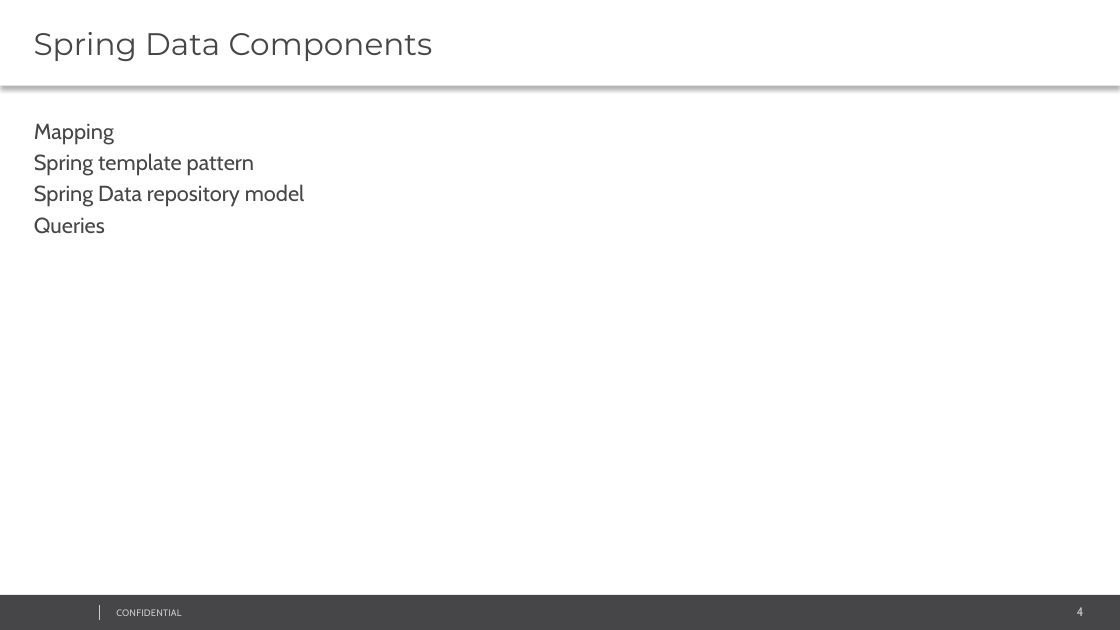
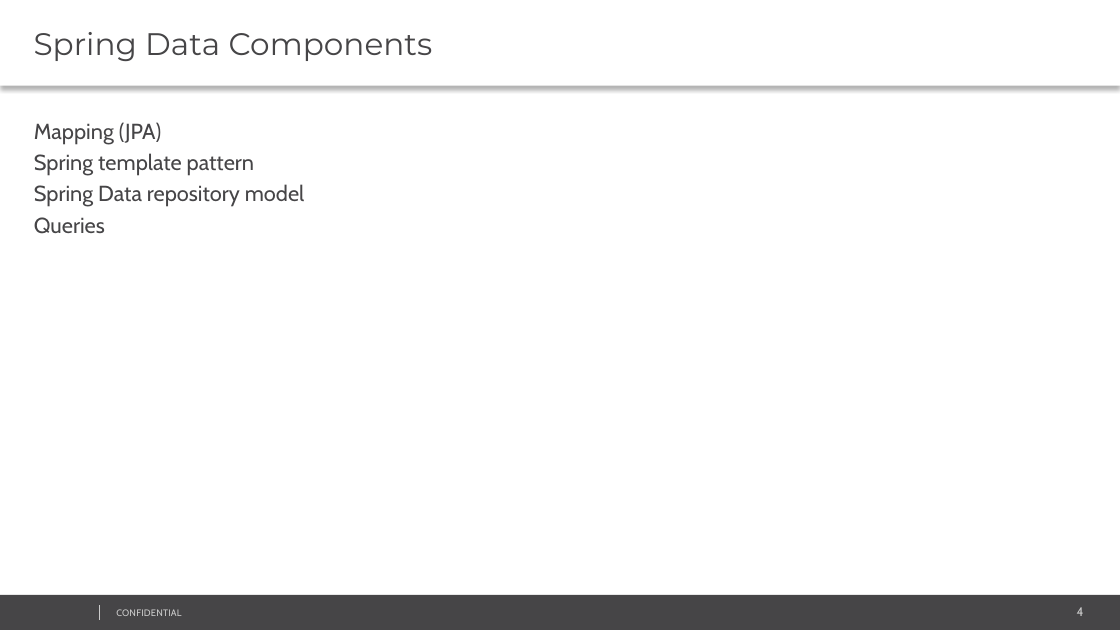
Before and after one commit to peterveres2/jpa-training, a slide deck: slide 4 of presentation/Day_8.pptx. Drawn at 1120x630 pixels with LibreOffice and Linux fonts; fonts in the diff are those of the drawing; background and template pictures are left out. Boxes give left, top, right and bottom in pixels: in the first picture for what was removed or moved away, otherwise in the second. Text is boxed around its words. In the diff, an @@ line names an element or a change of style, - is before the commit and + after.

```diff
--- a/presentation/Day_8.pptx
+++ b/presentation/Day_8.pptx
@@ text at [34,122,161,144]: text changed @@
-Mapping
+Mapping (JPA)
```
Also in this commit, not shown: 1 other slide changed, 17 other files.
